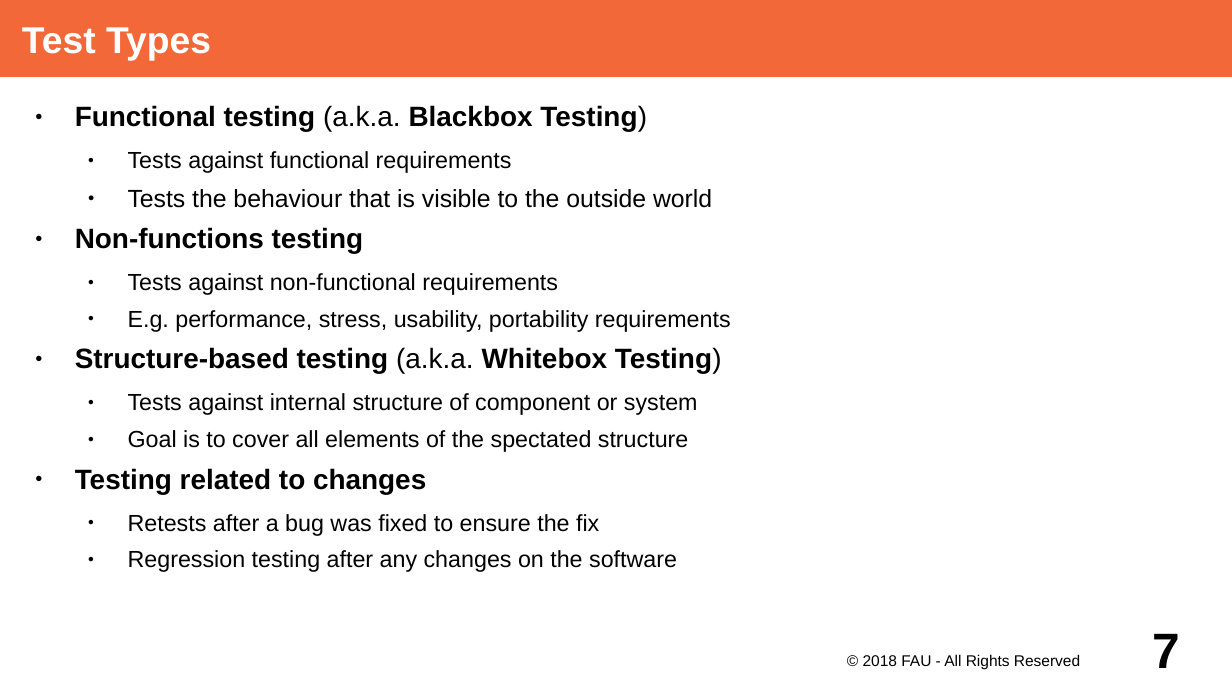
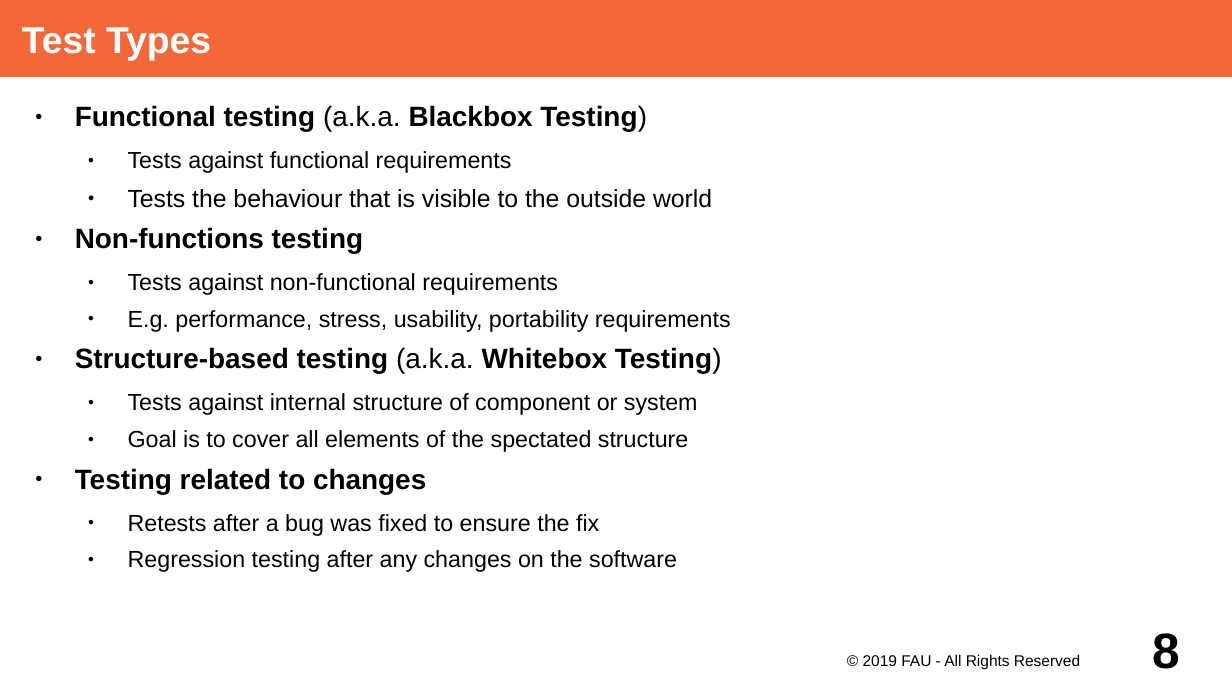
Before and after one commit to dirkriehle/adap-course, a slide deck: slide 8 of Lecture Slides/ADAP Y01- Testing Overview.odp (slide 7 before the commit). Drawn at 1232x693 pixels with LibreOffice and Linux fonts; fonts in the diff are those of the drawing. Boxes give left, top, right and bottom in pixels: in the first picture for what was removed or moved away, otherwise in the second. Text is boxed around its words. In the diff, an @@ line names an element or a change of style, - is before the commit and + after.

```diff
--- a/Lecture Slides/ADAP Y01- Testing Overview.odp
+++ b/Lecture Slides/ADAP Y01- Testing Overview.odp
@@ text at box(863, 654, 1080, 670): text changed @@
-© 2018 FAU - All Rights Reserved
+© 2019 FAU - All Rights Reserved
@@ page number at box(1152, 633, 1180, 669): text changed @@
-7
+8
```
Also in this commit, not shown: 11 other slides changed, 1 other file.
